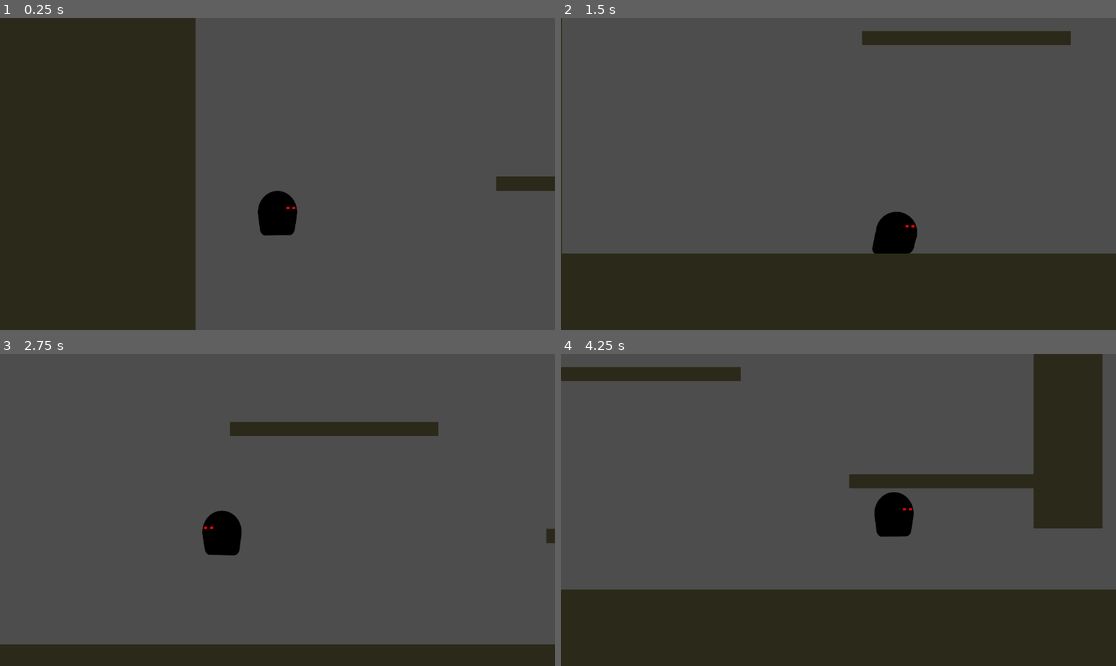
Above: before the commit, frames 1-4 (two rows, left to right).
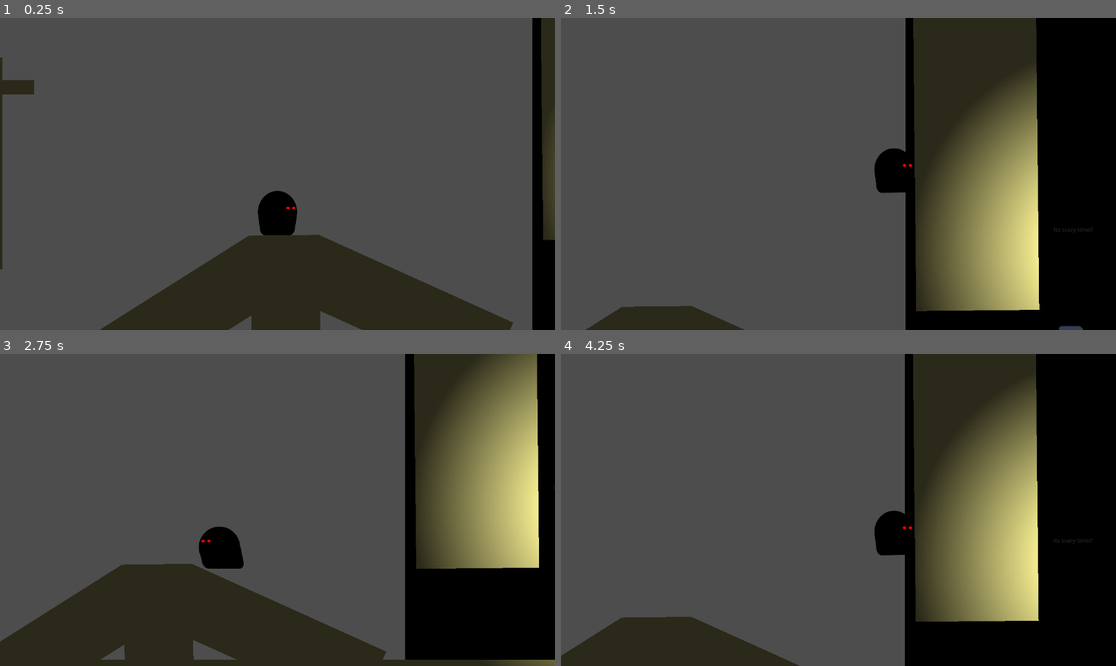
Above: after the commit, the same moments.

Repository: atiixx/piratesoftware_gamejam15
Game: Godot game, scene res://scenes/test_area.tscn
The game is run twice, just before and just after one commit, with the same random seed, the same clock (stepped at 60 frames per second) and the same inputs. The engine's default icon, where the game draws it, is replaced by a stand-in: a white triangle on a blue panel in a dark square.
Inputs:
- Up to frame 1 (0.25 s): no input
- Up to frame 2 (1.5 s): hold D (right) from 0.53 s (still down); tap Space (jump) at 0.77 s
- Up to frame 3 (2.75 s): tap Space (jump) at 1.52 s; release D (right) at 2.03 s; hold A (left) from 2.03 s (still down)
- Up to frame 4 (4.25 s): release A (left) at 2.78 s; hold D (right) from 2.78 s (still down); tap Space (jump) at 3.02, 3.77 s

The runs differ from the first frame. In frame 1, 49% of the frame differs, in the area x 0-100%, y 0-100%; in frame 2, 51%; in frame 3, 38%; in frame 4, 50%.

Commit message:
feat: added scary stuff to test area

Diff:
--- a/scenes/player/player.tscn
+++ b/scenes/player/player.tscn
@@ -37,6 +37,39 @@
 "values": [ExtResource("2_glryq"), ExtResource("3_v2sxa"), ExtResource("4_3quwx")]
 }
 
+[sub_resource type="Animation" id="Animation_nmc7u"]
+resource_name = "Jump"
+length = 0.5
+loop_mode = 1
+tracks/0/type = "value"
+tracks/0/imported = false
+tracks/0/enabled = true
+tracks/0/path = NodePath("Sprite2D:texture")
+tracks/0/interp = 1
+tracks/0/loop_wrap = true
+tracks/0/keys = {
+"times": PackedFloat32Array(0),
+"transitions": PackedFloat32Array(1),
+"update": 1,
+"values": [ExtResource("5_gdihi")]
+}
+
+[sub_resource type="Animation" id="Animation_acea8"]
+resource_name = "JumpStart"
+length = 0.1
+tracks/0/type = "value"
+tracks/0/imported = false
+tracks/0/enabled = true
+tracks/0/path = NodePath("Sprite2D:texture")
+tracks/0/interp = 1
+tracks/0/loop_wrap = true
+tracks/0/keys = {
+"times": PackedFloat32Array(0, 0.1),
+"transitions": PackedFloat32Array(1, 1),
+"update": 1,
+"values": [ExtResource("6_1midm"), ExtResource("7_esbxa")]
+}
+
 [sub_resource type="Animation" id="Animation_sipai"]
 resource_name = "Walk"
 length = 0.2
@@ -68,39 +101,6 @@
 "transitions": PackedFloat32Array(1, 1),
 "update": 1,
 "values": [ExtResource("7_wo5kk"), ExtResource("8_34l0x")]
-}
-
-[sub_resource type="Animation" id="Animation_nmc7u"]
-resource_name = "Jump"
-length = 0.5
-loop_mode = 1
-tracks/0/type = "value"
-tracks/0/imported = false
-tracks/0/enabled = true
-tracks/0/path = NodePath("Sprite2D:texture")
-tracks/0/interp = 1
-tracks/0/loop_wrap = true
-tracks/0/keys = {
-"times": PackedFloat32Array(0),
-"transitions": PackedFloat32Array(1),
-"update": 1,
-"values": [ExtResource("5_gdihi")]
-}
-
-[sub_resource type="Animation" id="Animation_acea8"]
-resource_name = "JumpStart"
-length = 0.1
-tracks/0/type = "value"
-tracks/0/imported = false
-tracks/0/enabled = true
-tracks/0/path = NodePath("Sprite2D:texture")
-tracks/0/interp = 1
-tracks/0/loop_wrap = true
-tracks/0/keys = {
-"times": PackedFloat32Array(0, 0.1),
-"transitions": PackedFloat32Array(1, 1),
-"update": 1,
-"values": [ExtResource("6_1midm"), ExtResource("7_esbxa")]
 }
 
 [sub_resource type="AnimationLibrary" id="AnimationLibrary_4vww3"]
@@ -208,7 +208,7 @@
 shape = SubResource("RectangleShape2D_lfew3")
 
 [node name="Sprite2D" type="Sprite2D" parent="."]
-texture = ExtResource("6_8pijl")
+texture = ExtResource("4_3quwx")
 
 [node name="CharacterStateMachine" type="Node" parent="."]
 script = ExtResource("3_h6vkd")
--- a/scenes/test_area.tscn
+++ b/scenes/test_area.tscn
@@ -1,17 +1,72 @@
-[gd_scene load_steps=4 format=3 uid="uid://dwnqr56buo87y"]
-
+[gd_scene load_steps=11 format=3 uid="uid://dwnqr56buo87y"]
+
+[ext_resource type="Texture2D" uid="uid://clhkxk2kg33i3" path="res://art/2d_lights_and_shadows_neutral_point_light.webp" id="1_mdrwf"]
 [ext_resource type="PackedScene" uid="uid://6n2wgches1ia" path="res://scenes/player/player.tscn" id="1_vnexx"]
+[ext_resource type="Texture2D" uid="uid://dorrmsbd0vg42" path="res://icon.svg" id="2_dl6bu"]
+
+[sub_resource type="QuadMesh" id="QuadMesh_uqggf"]
 
 [sub_resource type="RectangleShape2D" id="RectangleShape2D_dki53"]
 size = Vector2(1253.96, 95.7001)
 
-[sub_resource type="QuadMesh" id="QuadMesh_uqggf"]
+[sub_resource type="LabelSettings" id="LabelSettings_n6vtn"]
+font_color = Color(1, 1, 1, 0.145098)
+
+[sub_resource type="OccluderPolygon2D" id="OccluderPolygon2D_2dnlu"]
+cull_mode = 2
+polygon = PackedVector2Array(17.3052, -86.0858, -17.589, -86.0858, -18.4401, 90.2513, 18.1563, 90.2513)
+
+[sub_resource type="Animation" id="Animation_gqc07"]
+resource_name = "swing"
+length = 0.8
+loop_mode = 2
+tracks/0/type = "value"
+tracks/0/imported = false
+tracks/0/enabled = true
+tracks/0/path = NodePath(".:position")
+tracks/0/interp = 1
+tracks/0/loop_wrap = true
+tracks/0/keys = {
+"times": PackedFloat32Array(0, 0.2, 0.4, 0.6, 0.8),
+"transitions": PackedFloat32Array(1, 1, 1, 1, 1),
+"update": 0,
+"values": [Vector2(4423, 451), Vector2(4458, 471), Vector2(4551, 488), Vector2(4642, 477), Vector2(4674, 457)]
+}
+
+[sub_resource type="Animation" id="Animation_wuh4j"]
+length = 0.001
+tracks/0/type = "value"
+tracks/0/imported = false
+tracks/0/enabled = true
+tracks/0/path = NodePath(".:position")
+tracks/0/interp = 1
+tracks/0/loop_wrap = true
+tracks/0/keys = {
+"times": PackedFloat32Array(0),
+"transitions": PackedFloat32Array(1),
+"update": 0,
+"values": [Vector2(4423, 451)]
+}
+
+[sub_resource type="AnimationLibrary" id="AnimationLibrary_xpok5"]
+_data = {
+"RESET": SubResource("Animation_wuh4j"),
+"swing": SubResource("Animation_gqc07")
+}
 
 [node name="TestArea" type="Node2D"]
 
 [node name="Map" type="Node" parent="."]
 
 [node name="StaticBody2D" type="StaticBody2D" parent="Map"]
+
+[node name="MeshInstance2D2" type="MeshInstance2D" parent="Map/StaticBody2D"]
+self_modulate = Color(0, 0, 0, 1)
+show_behind_parent = true
+z_index = -10
+position = Vector2(6350, -1654)
+scale = Vector2(4757, -5127.7)
+mesh = SubResource("QuadMesh_uqggf")
 
 [node name="CollisionShape2D" type="CollisionShape2D" parent="Map/StaticBody2D"]
 position = Vector2(24708, 964)
@@ -129,6 +184,56 @@
 scale = Vector2(1245.5, 102.353)
 mesh = SubResource("QuadMesh_uqggf")
 
+[node name="CollisionShape2D12" type="CollisionShape2D" parent="Map/StaticBody2D"]
+position = Vector2(4150, -1122)
+rotation = 1.56035
+scale = Vector2(2.42445, -3.41603)
+shape = SubResource("RectangleShape2D_dki53")
+
+[node name="MeshInstance2D" type="MeshInstance2D" parent="Map/StaticBody2D/CollisionShape2D12"]
+self_modulate = Color(0.167097, 0.161905, 0.0988529, 1)
+show_behind_parent = true
+position = Vector2(-1.53903, 3.32645)
+scale = Vector2(1245.5, 102.353)
+mesh = SubResource("QuadMesh_uqggf")
+
+[node name="CollisionShape2D13" type="CollisionShape2D" parent="Map/StaticBody2D"]
+position = Vector2(6286, -877)
+rotation = 1.56035
+scale = Vector2(2.42445, -3.41603)
+shape = SubResource("RectangleShape2D_dki53")
+
+[node name="PointLight2D" type="PointLight2D" parent="Map"]
+position = Vector2(4570, 207)
+energy = 7.62
+shadow_enabled = true
+texture = ExtResource("1_mdrwf")
+texture_scale = 4.59
+
+[node name="Label" type="Label" parent="Map"]
+offset_left = 4393.0
+offset_top = 142.0
+offset_right = 4505.0
+offset_bottom = 165.0
+text = "Its scary time!!"
+label_settings = SubResource("LabelSettings_n6vtn")
+
+[node name="Sprite2D" type="Sprite2D" parent="Map"]
+position = Vector2(4423, 451)
+scale = Vector2(0.519124, 0.519124)
+texture = ExtResource("2_dl6bu")
+
+[node name="LightOccluder2D" type="LightOccluder2D" parent="Map/Sprite2D"]
+position = Vector2(1, -5)
+scale = Vector2(3.52495, 0.720211)
+occluder = SubResource("OccluderPolygon2D_2dnlu")
+
+[node name="AnimationPlayer" type="AnimationPlayer" parent="Map/Sprite2D"]
+libraries = {
+"": SubResource("AnimationLibrary_xpok5")
+}
+autoplay = "swing"
+
 [node name="Player" parent="." instance=ExtResource("1_vnexx")]
-position = Vector2(223, 81)
+position = Vector2(3247, 276)
 scale = Vector2(0.28, 0.28)
Binary file added: art/2d_lights_and_shadows_neutral_point_light.webp
Not shown, added: art/2d_lights_and_shadows_neutral_point_light.webp.import
